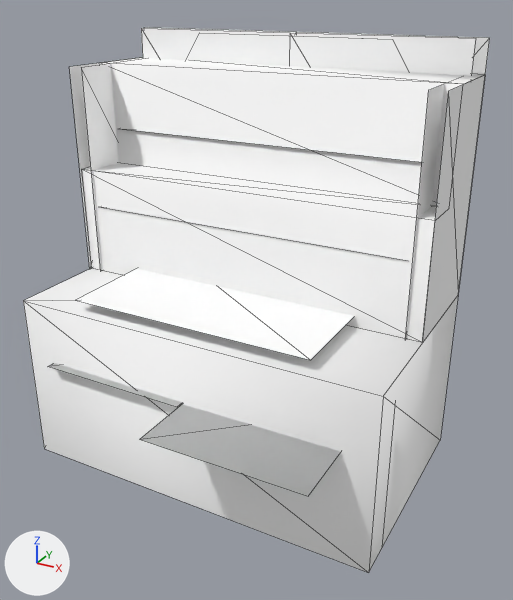
Two versions of the glTF model public/3d/item/model__item__shop.ofs_3067_0/3067IMRL04_08.gltf, one commit apart.
The view is the same before and after, from a camera (50 mm lens) standing at (1.47, -2.54, 2.06) and looking at (0.13, -0.11, 0.85). The axes (+X, +Y, +Z) are drawn at lower left. The lights are the same throughout. The first picture is the older version. Mesh edges are drawn as thin lines.

The older version as bpy lines, for what is in view:
```python
mat_imrl04_08_0 = principled_material('imrl04_08_0')
mat_imrl04_08_0.base_color = (1.0, 1.0, 1.0)  # white #ffffff
mat_imrl04_08_0.roughness = 1.0
mat_imrl04_08_1 = principled_material('imrl04_08_1')
mat_imrl04_08_1.base_color = (1.0, 1.0, 1.0)  # white #ffffff
mat_imrl04_08_1.roughness = 1.0
mat_imrl04_08_2 = principled_material('imrl04_08_2')
mat_imrl04_08_2.base_color = (1.0, 1.0, 1.0)  # white #ffffff
mat_imrl04_08_2.roughness = 1.0
me_3067imrl04_08 = bpy.data.meshes.new('3067IMRL04_08')
me_3067imrl04_08.from_pydata(...)  # 98 vertices, 70 faces; spans x -0.84..0.84, y -0.78..0.5, z 0.0..1.88
# faces by material slot: [16, 32, 22]
me_3067imrl04_08.materials.append(mat_imrl04_08_2)  # white #ffffff
me_3067imrl04_08.materials.append(mat_imrl04_08_1)  # white #ffffff
me_3067imrl04_08.materials.append(mat_imrl04_08_0)  # white #ffffff
ob_3067imrl04_08 = bpy.data.objects.new('3067IMRL04_08', me_3067imrl04_08)
ob_3067imrl04_08.location = (0.0, 0.0, 0.0)
```
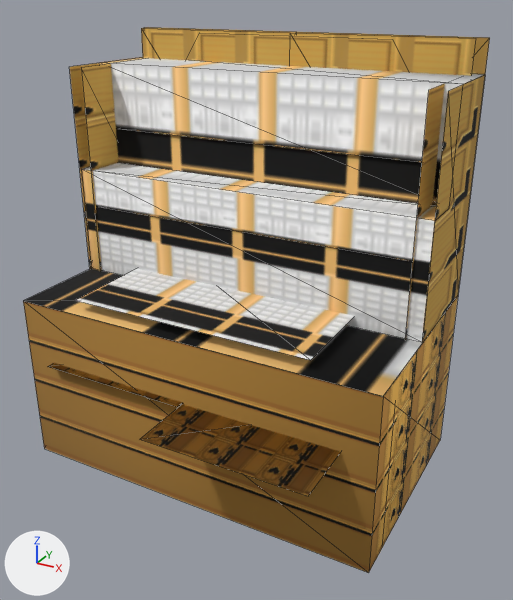
What differs and where, as boxes (x1, y1, x2, y2) in the pictures (513 x 600 px):
'3067IMRL04_08', surface changed (darker): (23, 27, 490, 573) in both

What the commit changed:
Picture 'imrl04_08_0' (img_imrl04_08_0) is new.
Picture 'imrl04_08_1' (img_imrl04_08_1) is new.
Picture 'imrl04_08_2' (img_imrl04_08_2) is new.
In material 'imrl04_08_2' (mat_imrl04_08_2), base_color is no longer (1.0, 1.0, 1.0), white #ffffff.
In material 'imrl04_08_2' (mat_imrl04_08_2), texture is now set to img_imrl04_08_2.
In material 'imrl04_08_1' (mat_imrl04_08_1), base_color is no longer (1.0, 1.0, 1.0), white #ffffff.
In material 'imrl04_08_1' (mat_imrl04_08_1), texture is now set to img_imrl04_08_1.
In material 'imrl04_08_0' (mat_imrl04_08_0), base_color is no longer (1.0, 1.0, 1.0), white #ffffff.
In material 'imrl04_08_0' (mat_imrl04_08_0), texture is now set to img_imrl04_08_0.
